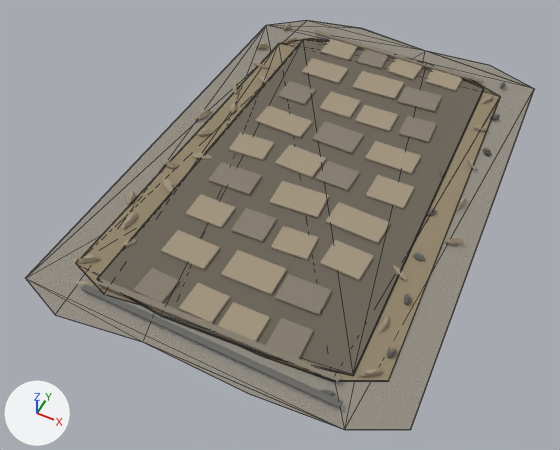
The glTF model public/assets/scenery/zabulistan/forecourt-causeway.glb, before and after one commit.
Before and after are seen from a camera (50 mm lens) standing at (6.14, -14.83, 15.72) and looking at (-0.5, -1.55, -0.87). The axes (+X, +Y, +Z) are drawn at lower left. The lights are the same throughout. The first picture is the older version. Mesh edges are drawn as thin lines on the coarser meshes. Where no turn or scale is listed for an object, it has been applied to the vertices.

The first picture shows 'causeway_threshold_step_0', 'causeway_threshold_step_1', 'causeway_worn_slab_0_1', 'causeway_worn_slab_1_0', 'causeway_worn_slab_1_1', 'causeway_worn_slab_1_2', 'causeway_worn_slab_2_3', 'causeway_worn_slab_3_1', 'causeway_worn_slab_3_2', 'forecourt_causeway_dust_wash', 'forecourt_causeway_packed_earth', 'forecourt_causeway_sunken_spine' and 58 more.
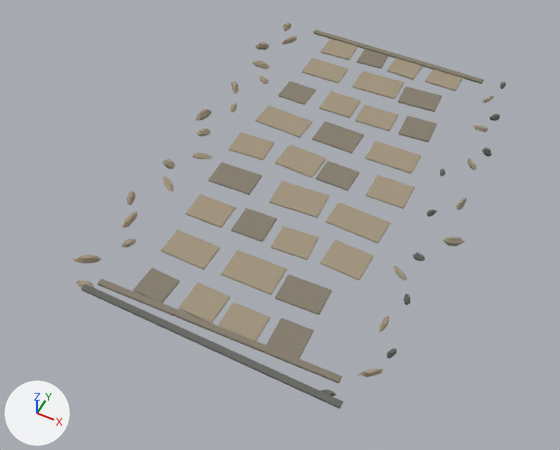
Location of each change, [x1, y1, x2, y2] in pixels of the pictures (560 x 450 px):
```json
{"object": "forecourt_causeway_sunken_spine", "change": "deleted", "before": [97, 39, 484, 376]}
{"object": "forecourt_causeway_dust_wash", "change": "deleted", "before": [25, 20, 534, 430]}
{"object": "forecourt_causeway_packed_earth", "change": "deleted", "before": [76, 38, 501, 381]}
```

The change, as JSON lines over the scene's bpy script:
```json
{"op": "remove", "block": "ob_forecourt_causeway_dust_wash", "code": ["ob_forecourt_causeway_dust_wash = bpy.data.objects.new('forecourt_causeway_dust_wash', me_forecourt_causeway_dust_wash_mesh)", "ob_forecourt_causeway_dust_wash.location = (0.0, 0.0, 0.0)"]}
{"op": "remove", "block": "ob_forecourt_causeway_packed_earth", "code": ["ob_forecourt_causeway_packed_earth = bpy.data.objects.new('forecourt_causeway_packed_earth', me_forecourt_causeway_packed_earth_mesh)", "ob_forecourt_causeway_packed_earth.location = (0.0, 0.0, 0.0)"]}
{"op": "remove", "block": "ob_forecourt_causeway_sunken_spine", "code": ["ob_forecourt_causeway_sunken_spine = bpy.data.objects.new('forecourt_causeway_sunken_spine', me_forecourt_causeway_sunken_spine_mesh)", "ob_forecourt_causeway_sunken_spine.location = (0.0, 0.0, 0.0)"]}
```
